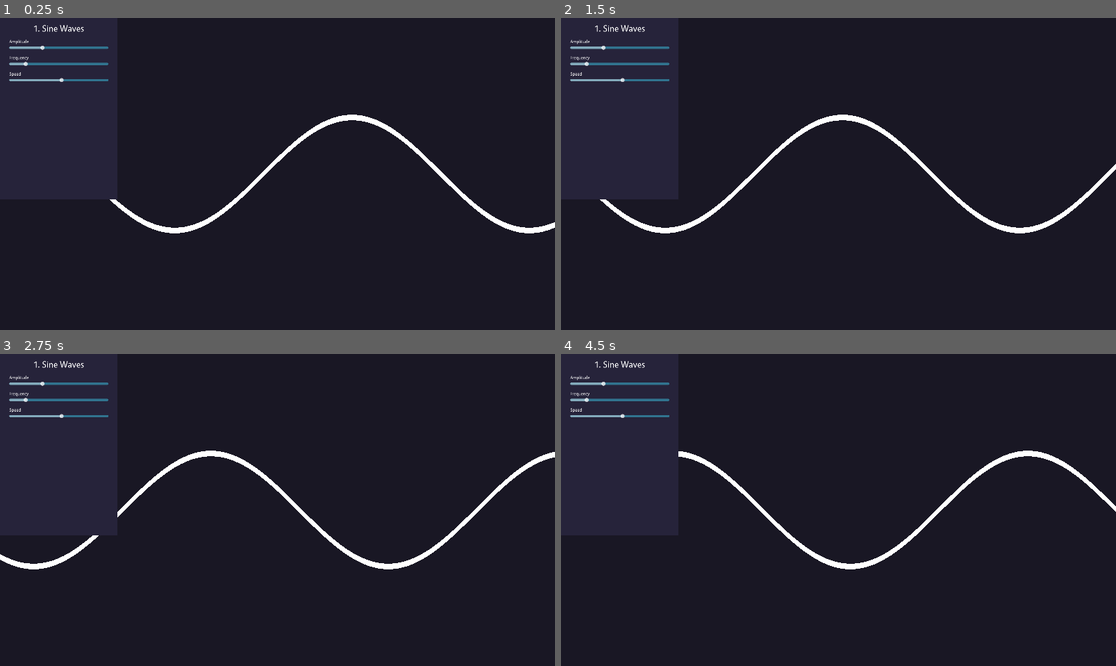
Above: before the commit, frames 1-4 (two rows, left to right).
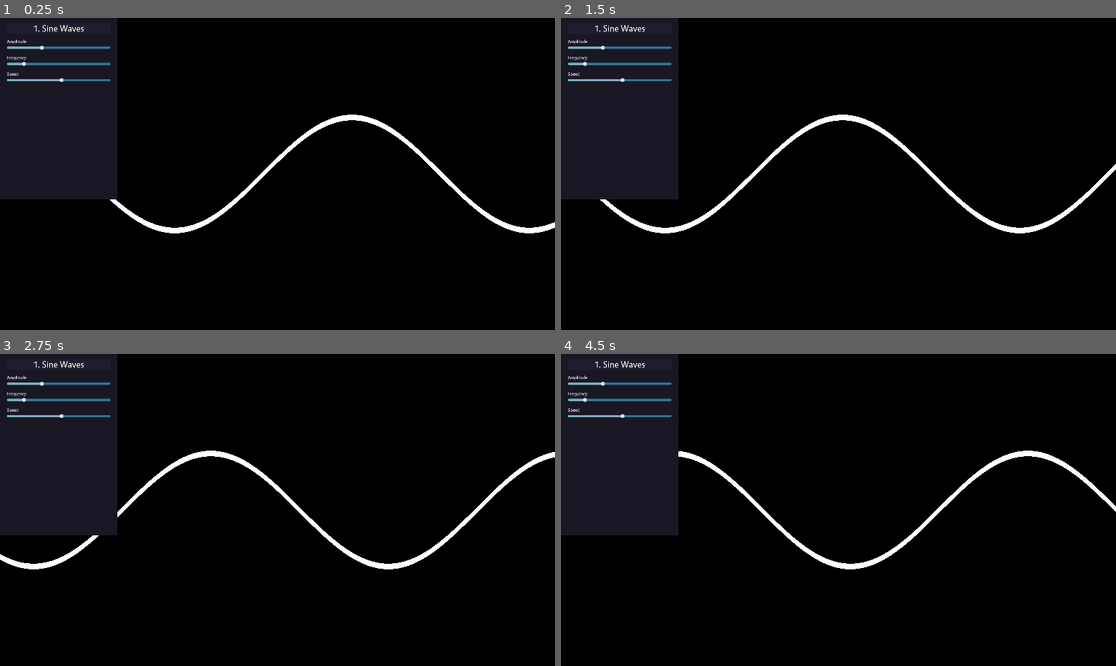
Above: after the commit, the same moments.

Repository: ffernn-dev/HowToWater
Game: Godot game, scene res://main.tscn
Same seed, same stepped clock (60 frames per second), same inputs: the game is played once before the commit and once after it.
Inputs:
- Up to frame 1 (0.25 s): no input
- Up to frame 2 (1.5 s): no input
- Up to frame 3 (2.75 s): no input
- Up to frame 4 (4.5 s): no input

The runs differ from the first frame. In frame 1, 86% of the frame differs, in the area x 0-100%, y 0-100%; in frame 2, 86%; in frame 3, 86%; in frame 4, 86%.

Commit message:
Slides done

Diff:
--- a/main.tscn
+++ b/main.tscn
@@ -11,7 +11,6 @@
 
 [sub_resource type="Environment" id="Environment_217yj"]
 background_mode = 1
-background_color = Color(0.0980392, 0.0901961, 0.141176, 1)
 ambient_light_source = 2
 ambient_light_color = Color(1, 1, 1, 1)
 
--- a/main_theme.tres
+++ b/main_theme.tres
@@ -15,13 +15,13 @@
 corner_detail = 6
 
 [sub_resource type="StyleBoxFlat" id="StyleBoxFlat_mr6gb"]
-bg_color = Color(0.14902, 0.137255, 0.227451, 1)
+bg_color = Color(0.0980392, 0.0901961, 0.141176, 1)
 corner_detail = 1
 
 [resource]
 HSlider/styles/slider = SubResource("StyleBoxFlat_cvtdm")
-MarginContainer/constants/margin_left = 32
-MarginContainer/constants/margin_right = 32
+MarginContainer/constants/margin_left = 24
+MarginContainer/constants/margin_right = 24
 MarginContainer/constants/margin_top = 16
 Panel/styles/panel = SubResource("StyleBoxFlat_mr6gb")
 RichTextLabel/font_sizes/normal_font_size = 16
--- a/slide_data.gd
+++ b/slide_data.gd
@@ -3,6 +3,11 @@
 var slides = [
 	{
 		"controls": [
+			{
+				"type": "title",
+				"name": "1. Sine Waves",
+				"id": "main_heading",
+			},
 			{
 				"type": "slider",
 				"name": "Amplitude",
--- a/ui.gd
+++ b/ui.gd
@@ -3,33 +3,42 @@
 @onready var main_container = $MainPanel/Margin/Scroll/MainContainer
 
 var slider_scene = preload("res://ui_components/slider.tscn")
+var title_scene = preload("res://ui_components/title.tscn")
 
-func _ready():
-	pass
+func delete_children(node):
+	for n in node.get_children():
+		node.remove_child(n)
+		n.queue_free()
+
 
 func initialise(data: Array) -> Array[Node]:
+	delete_children(main_container)
 	var nodes : Array[Node] = []
-	var current_ids = []
-	for node in main_container.get_children():
-		current_ids.append(node.id)
 
 	for item in data:
-		if item["id"] not in current_ids:
+		if item["type"] == "slider":
 
-			if item["type"] == "slider":
+			var slider = slider_scene.instantiate()
+			var slider_node = slider.get_node("Slider")
 
-				var slider = slider_scene.instantiate()
+			slider.get_node("Label").text = item["name"]
+			slider.id = item["id"]
 
-				slider.get_node("Label").text = item["name"]
-				slider.id = item["id"]
-				var slider_node = slider.get_node("Slider")
+			slider_node.min_value = item["min"]
+			slider_node.max_value = item["max"]
+			slider_node.step = abs(item["max"] - item["min"]) / 100
+			slider_node.value = item["default"]
 
-				slider_node.min_value = item["min"]
-				slider_node.max_value = item["max"]
-				slider_node.step = abs(item["max"] - item["min"]) / 100
-				slider_node.value = item["default"]
+			main_container.add_child(slider)
+			nodes.append(slider)
 
-				main_container.add_child(slider)
-				nodes.append(slider)
+		elif item["type"] == "title":
+			var title = title_scene.instantiate()
+
+			title.id = item["id"]
+			title.text = "[center]" + item["name"] + "[/center]"
+
+			main_container.add_child(title)
+			nodes.append(title)
 
 	return nodes
--- a/ui.tscn
+++ b/ui.tscn
@@ -2,7 +2,7 @@
 
 [ext_resource type="Script" path="res://ui.gd" id="1_5pc7n"]
 [ext_resource type="Theme" uid="uid://k1njh8stq8p6" path="res://main_theme.tres" id="1_x5rvc"]
-[ext_resource type="Script" path="res://ui_components/control.gd" id="3_urq4p"]
+[ext_resource type="PackedScene" uid="uid://bq3k5dt74gq40" path="res://ui_components/title.tscn" id="3_k07ka"]
 
 [node name="UI" type="Control"]
 layout_mode = 3
@@ -39,11 +39,6 @@
 theme = ExtResource("1_x5rvc")
 theme_override_constants/separation = 16
 
-[node name="Title" type="RichTextLabel" parent="MainPanel/Margin/Scroll/MainContainer"]
+[node name="Title" parent="MainPanel/Margin/Scroll/MainContainer" instance=ExtResource("3_k07ka")]
 layout_mode = 2
-theme = ExtResource("1_x5rvc")
-theme_override_font_sizes/normal_font_size = 32
-bbcode_enabled = true
-text = "[center]1. Sine Waves[/center]"
-fit_content = true
-script = ExtResource("3_urq4p")
+text = "[center]TITLE[/center]"
--- /dev/null
+++ b/ui_components/title.tscn
@@ -0,0 +1,34 @@
+[gd_scene load_steps=4 format=3 uid="uid://bq3k5dt74gq40"]
+
+[ext_resource type="Theme" uid="uid://k1njh8stq8p6" path="res://main_theme.tres" id="1_g8r2d"]
+[ext_resource type="Script" path="res://ui_components/control.gd" id="2_2vcq1"]
+
+[sub_resource type="StyleBoxFlat" id="StyleBoxFlat_6hny1"]
+bg_color = Color(0.121569, 0.113725, 0.180392, 1)
+corner_radius_top_left = 6
+corner_radius_top_right = 6
+corner_radius_bottom_right = 6
+corner_radius_bottom_left = 6
+
+[node name="Title" type="RichTextLabel"]
+anchors_preset = 15
+anchor_right = 1.0
+anchor_bottom = 1.0
+grow_horizontal = 2
+grow_vertical = 2
+theme = ExtResource("1_g8r2d")
+theme_override_font_sizes/normal_font_size = 32
+bbcode_enabled = true
+text = "[center]1. Sine Waves[/center]"
+fit_content = true
+script = ExtResource("2_2vcq1")
+
+[node name="Panel" type="Panel" parent="."]
+show_behind_parent = true
+layout_mode = 1
+anchors_preset = 15
+anchor_right = 1.0
+anchor_bottom = 1.0
+grow_horizontal = 2
+grow_vertical = 2
+theme_override_styles/panel = SubResource("StyleBoxFlat_6hny1")
